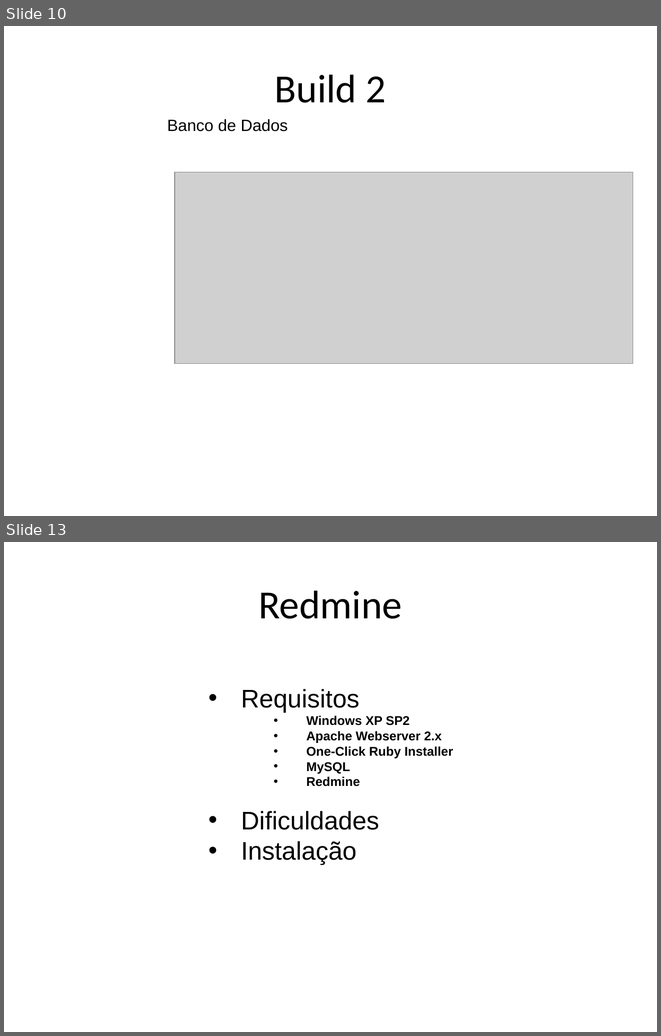
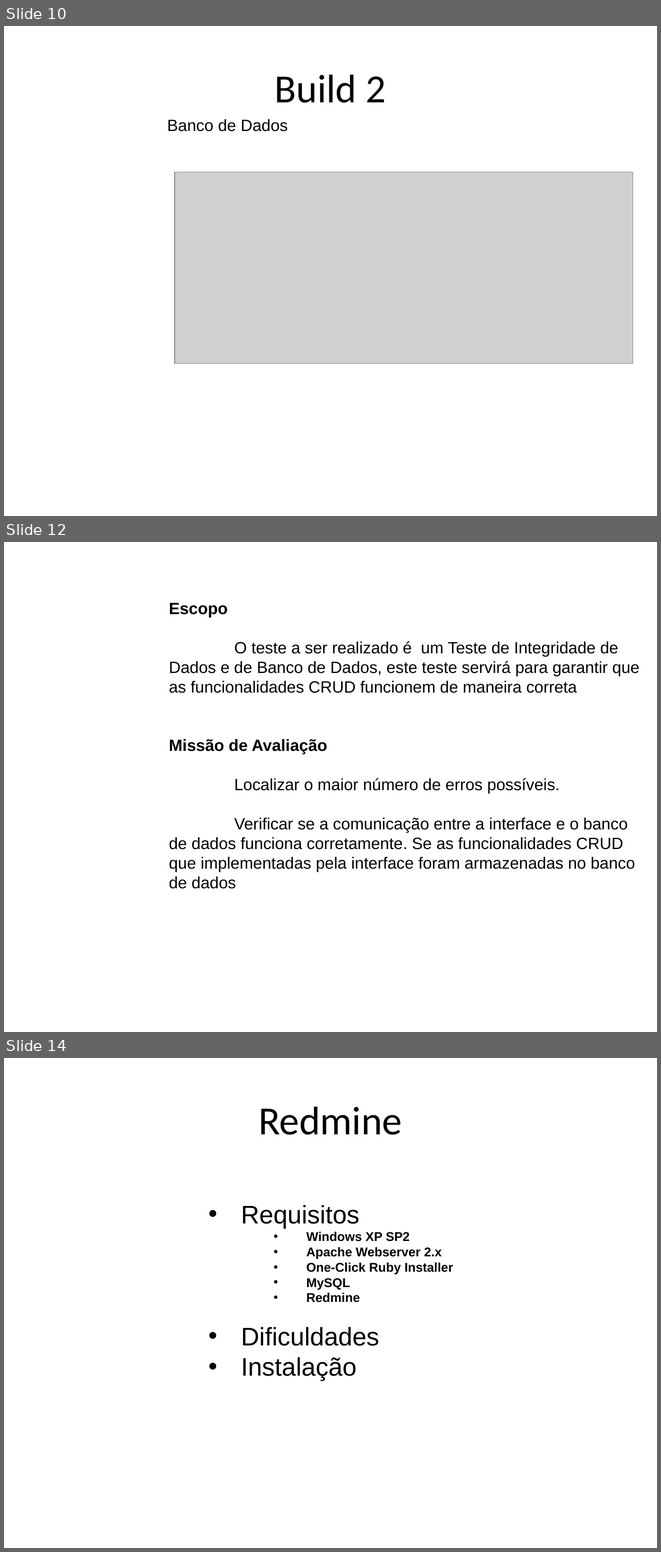
Before and after one commit to carlosneo/dotprojecteap, a slide deck: Dot Project EAP/4. System Management/Apresentacoes/apresentaoV5.pptx. Shown one above the other, each under a label of ours: slides 10 and 13 before the commit, slides 10, 12 and 14 after it; the slides between them are not shown. The pictures are 661x1036 and 661x1552 pixels, drawn with LibreOffice and Linux fonts; fonts in the diff are those of the drawing; grey boxes stand for pictures; background and template pictures are left out. Boxes give left, top, right and bottom in pixels: in the first picture for what was removed or moved away, otherwise in the second. Text is boxed around its words. In the diff, an @@ line names an element or a change of style, - is before the commit and + after.

```diff
--- a/Dot Project EAP/4. System Management/Apresentacoes/apresentaoV5.pptx
+++ b/Dot Project EAP/4. System Management/Apresentacoes/apresentaoV5.pptx
@@ slide 12 added at [4,542,657,1032], background picture (left out) @@
@@ text added at [169,602,639,889], 18 pt, text #000000 @@
+Escopo
+O teste a ser realizado é um Teste de Integridade de Dados e de Banco de Dados, este teste servirá para garantir que as funcionalidades CRUD funcionem de maneira correta
+Missão de Avaliação
+Localizar o maior número de erros possíveis.
+Verificar se a comunicação entre a interface e o banco de dados funciona corretamente. Se as funcionalidades CRUD que implementadas pela interface foram armazenadas no banco de dados
@@ what was slide 13 is now slide 14 @@
```
Also in this commit, not shown: 2 other slides added, 2 slides removed, 1 other file.
